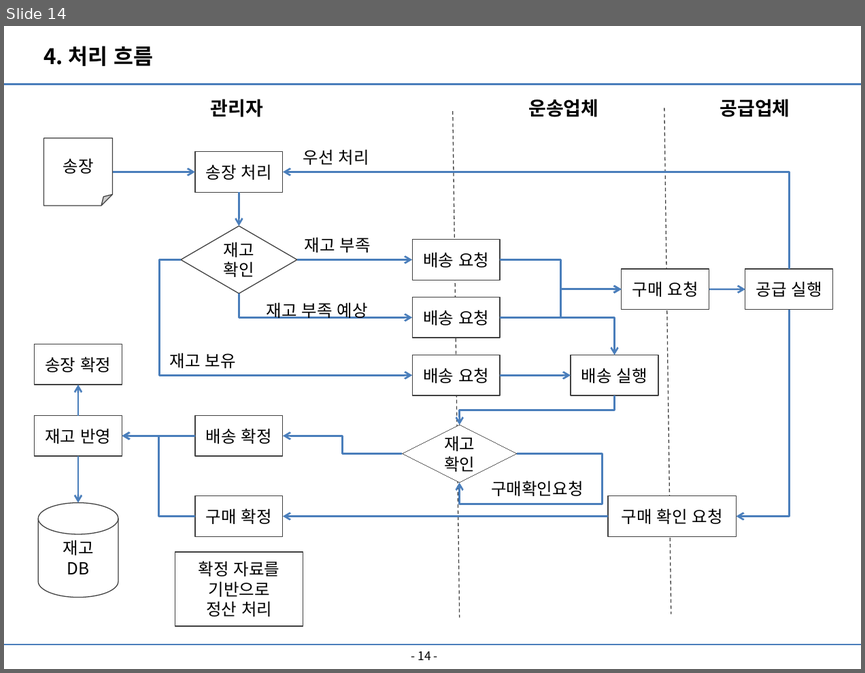
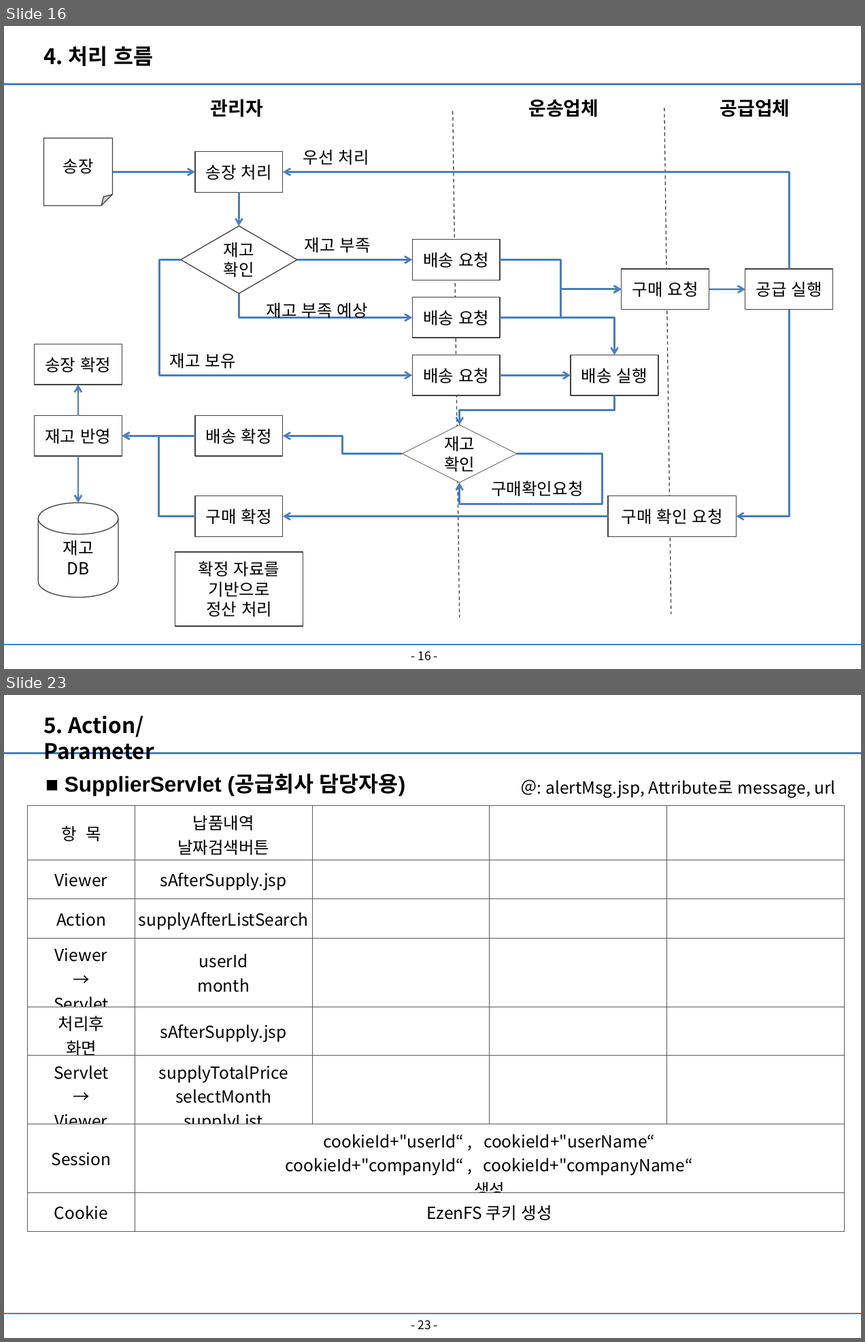
Before and after one commit to lx9203/fulfillmentBlue, a slide deck: file/PPT/Fulfillment 최종발표.pptx. Shown one above the other, each under a label of ours: slide 14 before the commit, slides 16 and 23 after it; the slides between them are not shown. The pictures are 865x673 and 865x1342 pixels, drawn with LibreOffice and Linux fonts; fonts in the diff are those of the drawing. Boxes give left, top, right and bottom in pixels: in the first picture for what was removed or moved away, otherwise in the second. Text is boxed around its words. In the diff, an @@ line names an element or a change of style, - is before the commit and + after.

```diff
--- a/file/PPT/Fulfillment 최종발표.pptx
+++ b/file/PPT/Fulfillment 최종발표.pptx
@@ slide 23 added at (4, 695, 861, 1338), background #FFFFFF; not listed: 2 template elements that a slide beside it also shows @@
@@ text added at (43, 715, 154, 760), 18 pt, text #000000, bold @@
+5. Action/Parameter
@@ text added at (65, 773, 405, 796), 18 pt, text #000000, bold @@
+■ SupplierServlet (공급회사 담당자용)
@@ text added at (545, 780, 835, 798), 14 pt, text #000000 @@
+＠: alertMsg.jsp, Attribute로 message, url
@@ table added at (28, 806, 844, 1232), 8 rows, 5 columns @@
+항 목 | 납품내역 / 날짜검색버튼 |  |  | 
+Viewer | sAfterSupply.jsp |  |  | 
+Action | supplyAfterListSearch |  |  | 
+Viewer / → / Servlet | userId / month |  |  | 
+처리후 / 화면 | sAfterSupply.jsp |  |  | 
+Servlet / → / Viewer | supplyTotalPrice / selectMonth / supplyList |  |  | 
+Session | cookieId+"userId“ , cookieId+"userName“ / cookieId+"companyId“ , cookieId+"companyName“ / 생성 |  |  | 
+Cookie | EzenFS 쿠키 생성 |  |  | 
@@ page number added at (418, 1320, 431, 1329), 10 pt, text #000000 @@
+- 23 -
@@ what was slide 14 is now slide 16 @@
@@ page number at (418, 651, 431, 660): text changed @@
-- 14 -
+- 16 -
```
Also in this commit, not shown: 12 slides changed, 5 other slides added, 3 other files.
